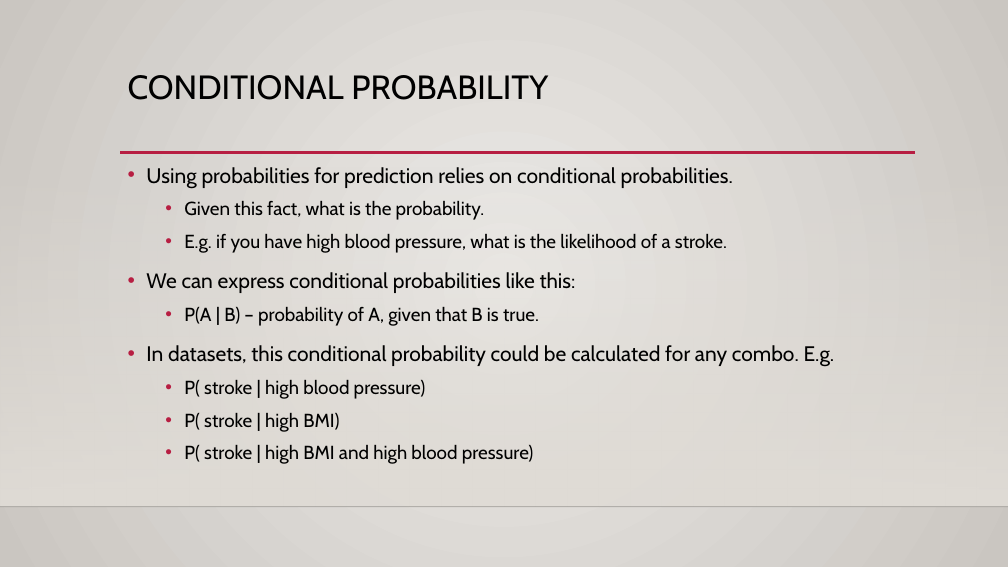
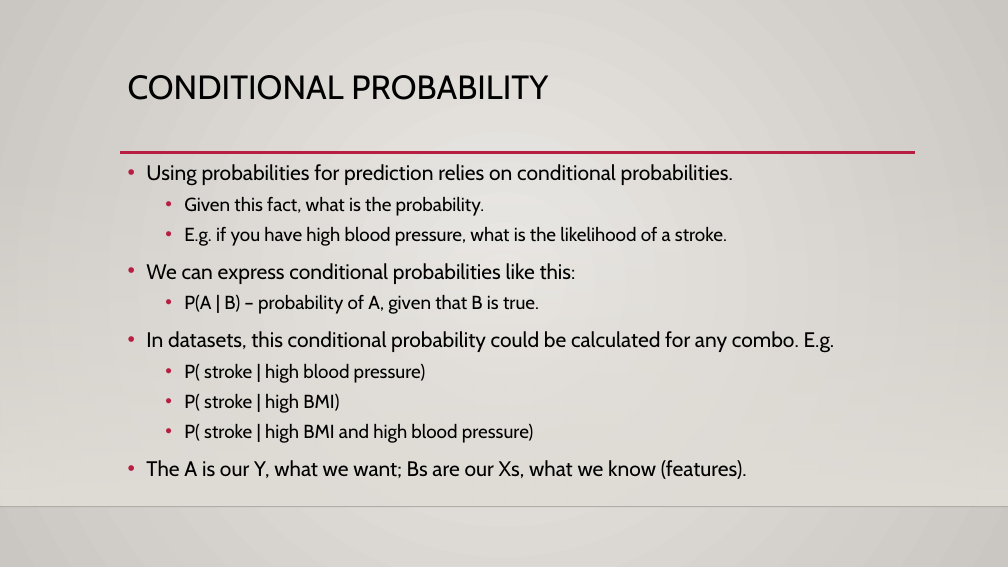
Before and after one commit to AkeemSemperDataScience/Basic_Stats_in_Python_Student_Repository, a slide deck: slide 17 of reference_material/slides/025_Bayes.pptx (slide 10 before the commit). Drawn at 1008x567 pixels with LibreOffice and Linux fonts; fonts in the diff are those of the drawing; background and template pictures are left out. Boxes give left, top, right and bottom in pixels: in the first picture for what was removed or moved away, otherwise in the second. Text is boxed around its words. In the diff, an @@ line names an element or a change of style, - is before the commit and + after.

```diff
--- a/reference_material/slides/025_Bayes.pptx
+++ b/reference_material/slides/025_Bayes.pptx
@@ text at [146,164,835,443]: line spacing 1.2 to 1.1 @@
@@ text at [146,460,747,479]: paragraph added @@
+• The A is our Y, what we want; Bs are our Xs, what we know (features).
```
Also in this commit, not shown: 10 other slides changed, 22 slides added, 3 other files.
